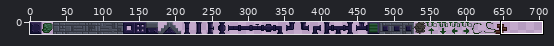
Sprite sheet -- assets/sprites/tileset.png. The picture above shows the old version from afar; the outline marks the close-up.
Close-up. First the earlier version:
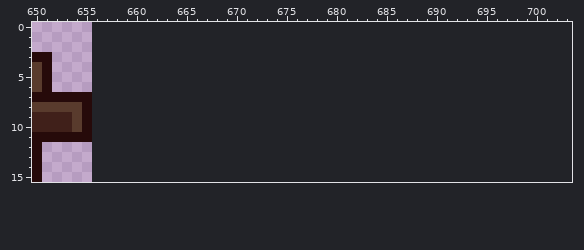
The file is 656x16 pixels. Shown: x 650..703, y 0..15. The old version is drawn lined up with the new one, on the new canvas.
New version:
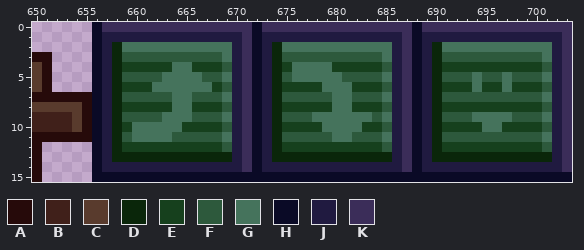
Palette (. is transparent): A #260a0a  B #40201a  C #593b2d  D #0a260a  E #16401d  F #2d593c  G #45735c  H #0a0a26  J #201a40  K #3b2d59
Changes in this commit:
canvas 656x16 -> 704x16
y 0: x 656..703 ................................................ -> HKKKKKKKKKKKKKKKHKKKKKKKKKKKKKKKHKKKKKKKKKKKKKKK
y 1: x 656..703 ................................................ -> HJJJJJJJJJJJJJJKHJJJJJJJJJJJJJJKHJJJJJJJJJJJJJJK
y 2: x 656..703 ................................................ -> HJDGGGGGGGGGGGJKHJDGGGGGGGGGGGJKHJDGGGGGGGGGGGJK
y 3: x 656..703 ................................................ -> HJDFFFFFFFFFFGJKHJDFFFFFFFFFFGJKHJDFFFFFFFFFFGJK
y 4: x 656..703 ................................................ -> HJDEEEEEGGEEEFJKHJDEGGGGEEEEEFJKHJDEEEEEEEEEEFJK
y 5: x 656..703 ................................................ -> HJDFFFFGGGGFFGJKHJDFGGGGGFFFFGJKHJDFFFGFFGFFFGJK
y 6: x 656..703 ................................................ -> HJDEEEGGGGGGEFJKHJDEEEEGGGEEEFJKHJDEEEGEEGEEEFJK
y 7: x 656..703 ................................................ -> HJDFFFFFGGFFFGJKHJDFFFFFGGFFFGJKHJDFFFFFFFFFFGJK
y 8: x 656..703 ................................................ -> HJDEEEEEGGEEEFJKHJDEEEEEGGEEEFJKHJDEEEEEEEEEEFJK
y 9: x 656..703 ................................................ -> HJDFFFFGGGFFFGJKHJDFFFGGGGGGFGJKHJDFFFGGGGFFFGJK
y 10: x 656..703 ................................................ -> HJDEGGGGGEEEEFJKHJDEEEEGGGGEEFJKHJDEEEEGGEEEEFJK
y 11: x 656..703 ................................................ -> HJDFGGGGFFFFFGJKHJDFFFFFGGFFFGJKHJDFFFFFFFFFFGJK
y 12: x 656..703 ................................................ -> HJDEEEEEEEEEEFJKHJDEEEEEEEEEEFJKHJDEEEEEEEEEEFJK
y 13: x 656..703 ................................................ -> HJDDDDDDDDDDDDJKHJDDDDDDDDDDDDJKHJDDDDDDDDDDDDJK
y 14: x 656..703 ................................................ -> HJJJJJJJJJJJJJJKHJJJJJJJJJJJJJJKHJJJJJJJJJJJJJJK
y 15: x 656..703 ................................................ -> HHHHHHHHHHHHHHHHHHHHHHHHHHHHHHHHHHHHHHHHHHHHHHHH
